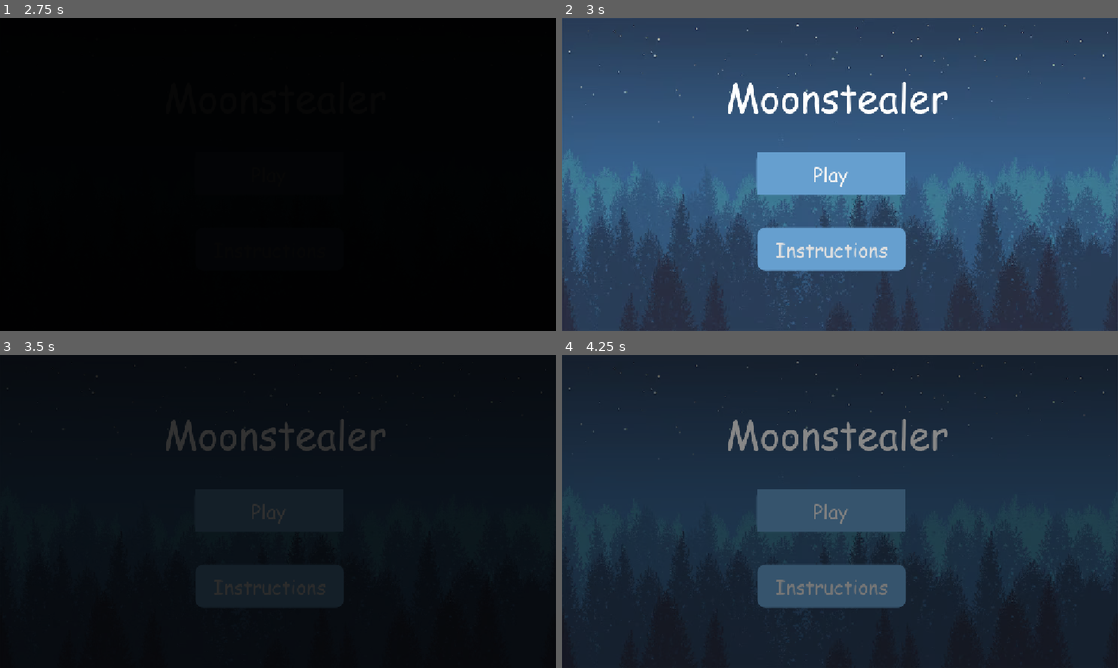
Above: before the commit, frames 1-4 (two rows, left to right).
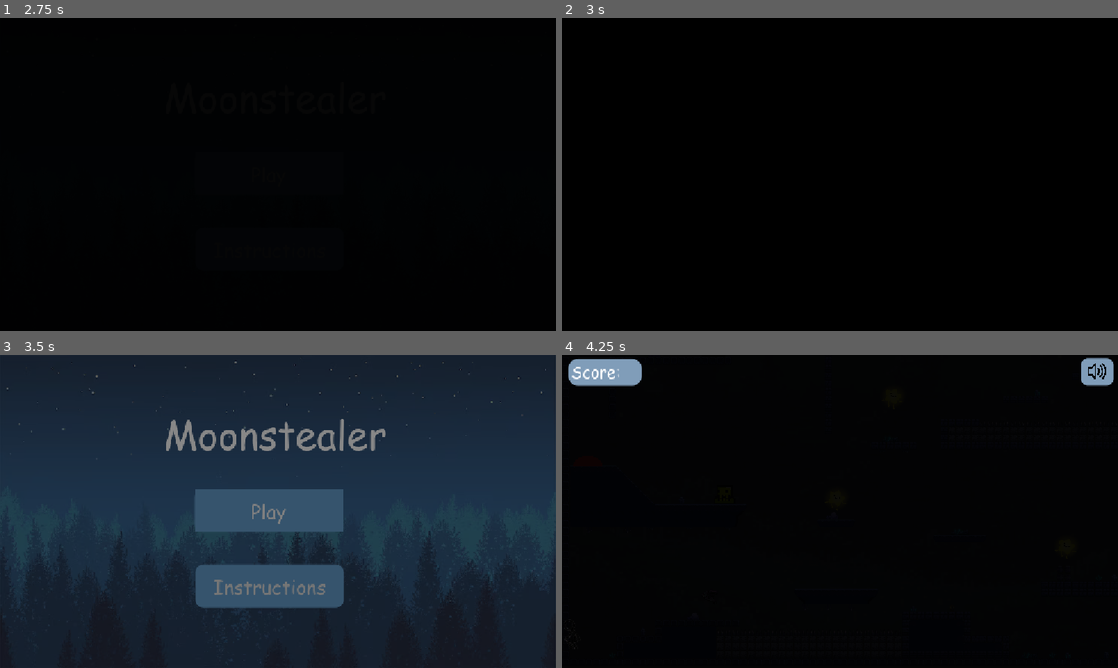
Above: after the commit, the same moments.

Repository: insertnewusername/moon-stealer
Game: Godot game, scene res://Scenes/startup.tscn
The game is run twice, just before and just after one commit, with the same random seed, the same clock (stepped at 60 frames per second) and the same inputs. Sound files missing from this copy of the repository are replaced by a short silence.
Inputs (mouse positions are in pixels of both pictures, inside the frame that each line leads up to):
- Up to frame 1 (2.75 s): click "Play" at 0.5 s; click "Play" at 1.25 s; tap Enter (ui_accept) at 2, 2.1 s; move the mouse to (400, 158) at 2.02 s; hold Right (ui_right) from 2.03 s (still down); click (400, 158) at 2.17 s; tap W (jump, bound only after the commit) at 2.27, 2.3, 2.57 s
- Up to frame 2 (3 s): keep holding Right (ui_right); move the mouse to (728, 190) at 2.77 s; tap W (jump, bound only after the commit) at 2.85 s
- Up to frame 3 (3.5 s): keep holding Right (ui_right); tap W (jump, bound only after the commit) at 3.02, 3.32 s; tap Enter (ui_accept) at 3.05 s
- Up to frame 4 (4.25 s): move the mouse to (895, 442) at 3.52 s; release Right (ui_right) at 3.53 s; hold Left (ui_left) from 3.53 s (still down); tap Space (attack) at 3.6 s; tap W (jump, bound only after the commit) at 3.8 s

Frame 1 is identical in both runs. In frame 2, 100% of the frame differs, in the area x 0-100%, y 0-100%; in frame 3, 94%; in frame 4, 100%.

Commit message:
change ui accept and all

Diff:
--- a/project.godot
+++ b/project.godot
@@ -31,8 +31,6 @@
 "deadzone": 0.5,
 "events": [Object(InputEventKey,"resource_local_to_scene":false,"resource_name":"","device":0,"window_id":0,"alt_presse …(194 unchanged characters)…
 , Object(InputEventKey,"resource_local_to_scene":false,"resource_name":"","device":0,"window_id":0,"alt_pressed":false, …(185 unchanged characters)…
-, Object(InputEventKey,"resource_local_to_scene":false,"resource_name":"","device":-1,"window_id":0,"alt_pressed":false,"shift_pressed":false,"ctrl_pressed":false,"meta_pressed":false,"pressed":false,"keycode":0,"physical_keycode":87,"key_label":0,"unicode":119,"location":0,"echo":false,"script":null)
-, Object(InputEventKey,"resource_local_to_scene":false,"resource_name":"","device":-1,"window_id":0,"alt_pressed":false,"shift_pressed":false,"ctrl_pressed":false,"meta_pressed":false,"pressed":false,"keycode":0,"physical_keycode":4194320,"key_label":0,"unicode":0,"location":0,"echo":false,"script":null)
 ]
 }
 ui_select={
@@ -78,6 +76,12 @@
 "events": [Object(InputEventKey,"resource_local_to_scene":false,"resource_name":"","device":-1,"window_id":0,"alt_press …(191 unchanged characters)…
 ]
 }
+jump={
+"deadzone": 0.2,
+"events": [Object(InputEventKey,"resource_local_to_scene":false,"resource_name":"","device":-1,"window_id":0,"alt_pressed":false,"shift_pressed":false,"ctrl_pressed":false,"meta_pressed":false,"pressed":false,"keycode":0,"physical_keycode":87,"key_label":0,"unicode":119,"location":0,"echo":false,"script":null)
+, Object(InputEventKey,"resource_local_to_scene":false,"resource_name":"","device":-1,"window_id":0,"alt_pressed":false,"shift_pressed":false,"ctrl_pressed":false,"meta_pressed":false,"pressed":false,"keycode":0,"physical_keycode":4194320,"key_label":0,"unicode":0,"location":0,"echo":false,"script":null)
+]
+}
 
 [physics]
 
--- a/scripts/player.gd
+++ b/scripts/player.gd
@@ -50,7 +50,7 @@
 		jump=false
 
 	# Handle jump input
-	if Input.is_action_just_pressed("ui_accept") and is_on_floor():
+	if Input.is_action_just_pressed("jump") and is_on_floor():
 		velocity.y = JUMP_VELOCITY
 		jump=true
 
